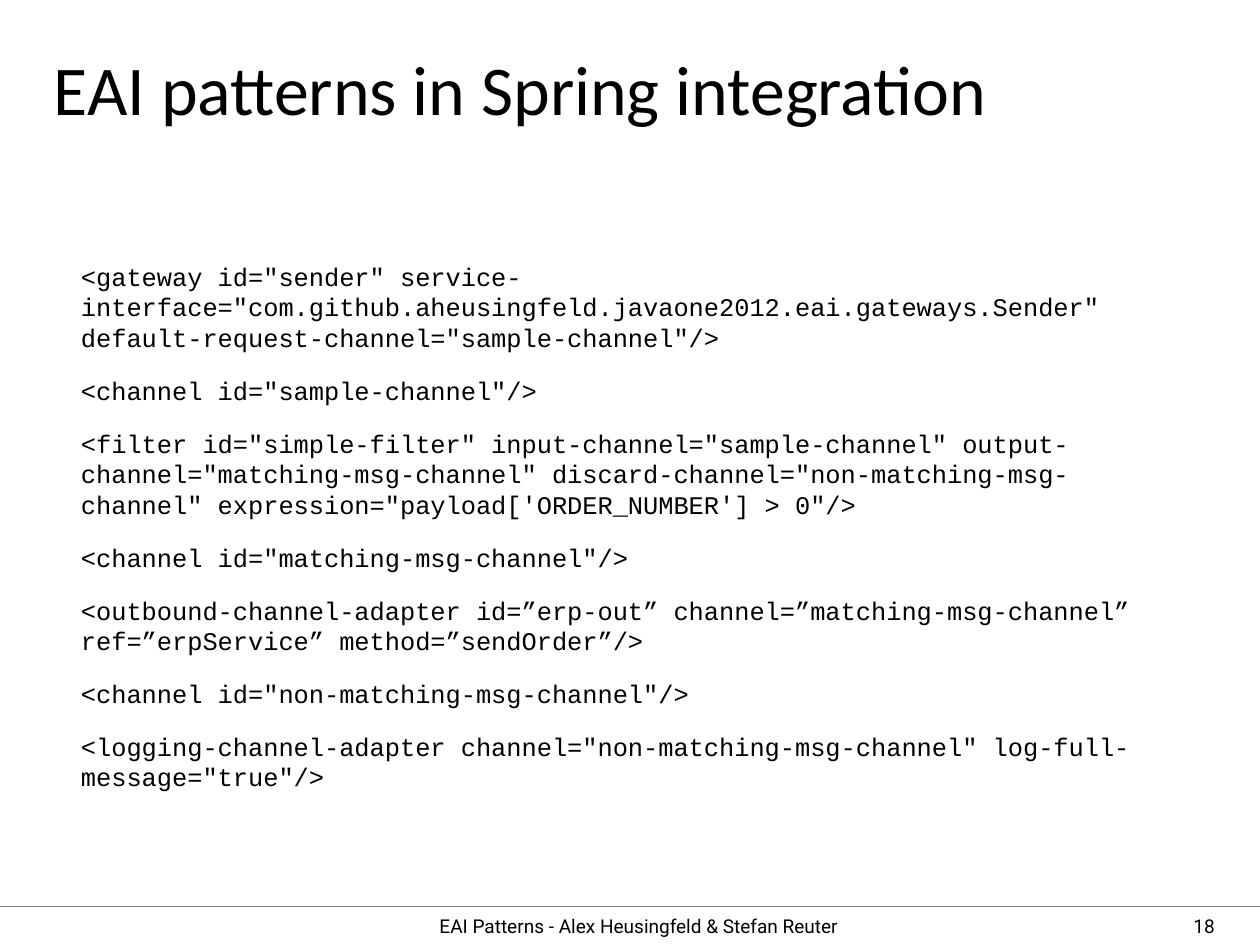
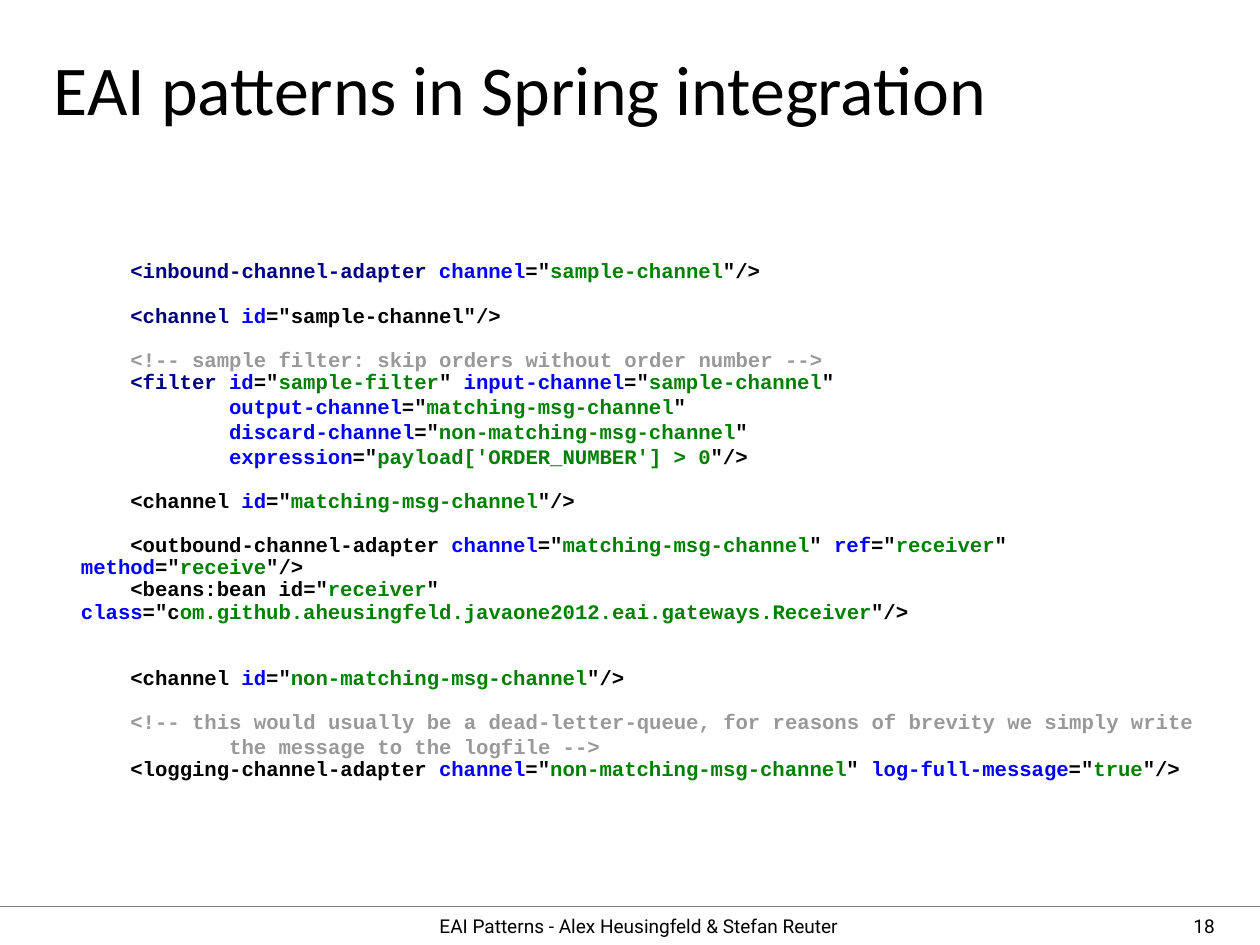
Before and after one commit to aheusingfeld/javaone2012, a slide deck: slide 18 of slides/eai-slides.odp. Drawn at 1260x945 pixels with LibreOffice and Linux fonts; fonts in the diff are those of the drawing. Boxes give left, top, right and bottom in pixels: in the first picture for what was removed or moved away, otherwise in the second. Text is boxed around its words. In the diff, an @@ line names an element or a change of style, - is before the commit and + after.

```diff
--- a/slides/eai-slides.odp
+++ b/slides/eai-slides.odp
@@ text at bbox=[130, 264, 760, 283]: text changed; size 16 to 12.9 pt; text colour #000000 to #000080; bold on @@
-<gateway id="sender" service-interface="com.github.aheusingfeld.javaone2012.eai.gateways.Sender" default-request-channel="sample-channel"/>
+<inbound-channel-adapter channel="sample-channel"/>
@@ text at bbox=[130, 308, 1180, 781]: size 16 to 12.9 pt, bold on in "<channel id="sample-channel"/>", "<channel id="matching-msg-channel"/>", "<channel id="non-matching-msg-channel"/>", "<logging-channel-adapter channel="non-matching-msg-channel"  ..."; text colour #000000 to #000080 in "<channel"; text colour #000000 to #0000FF in "id="sample-channel"/>", "id="matching-msg-channel"/>", "id="non-matching-msg-channel"/>", "channel="non-matching-msg-channel" log-full-message="true"/>"; text colour #000000 to #008000 in "id="matching-msg-channel"/>", "id="non-matching-msg-channel"/>", "channel="non-matching-msg-channel" log-full-message="true"/>"; line spacing 1 to 0.9; less space between paragraphs @@
@@ text at bbox=[130, 352, 834, 469]: text changed; size 16 to 12.9 pt; text colour #000000 to #008000; bold on @@
-<filter id="simple-filter" input-channel="sample-channel" output-channel="matching-msg-channel" discard-channel="non-matching-msg-channel" expression="payload['ORDER_NUMBER'] > 0"/>
+<!-- sample filter: skip orders without order number -->
+<filter id="sample-filter" input-channel="sample-channel"
+output-channel="matching-msg-channel"
+discard-channel="non-matching-msg-channel"
+expression="payload['ORDER_NUMBER'] > 0"/>
@@ text at bbox=[81, 537, 1007, 624]: text changed; size 16 to 12.9 pt; text colour #000000 to #008000; bold on @@
-<outbound-channel-adapter id=”erp-out” channel=”matching-msg-channel” ref=”erpService” method=”sendOrder”/>
+<outbound-channel-adapter channel="matching-msg-channel" ref="receiver" method="receive"/>
+<beans:bean id="receiver" class="com.github.aheusingfeld.javaone2012.eai.gateways.Receiver"/>
@@ text at bbox=[192, 715, 1193, 758]: paragraphs added @@
+<!-- this would usually be a dead-letter-queue, for reasons of brevity we simply write
+the message to the logfile -->
```
Also in this commit, not shown: 6 other slides changed, 1 other file.
